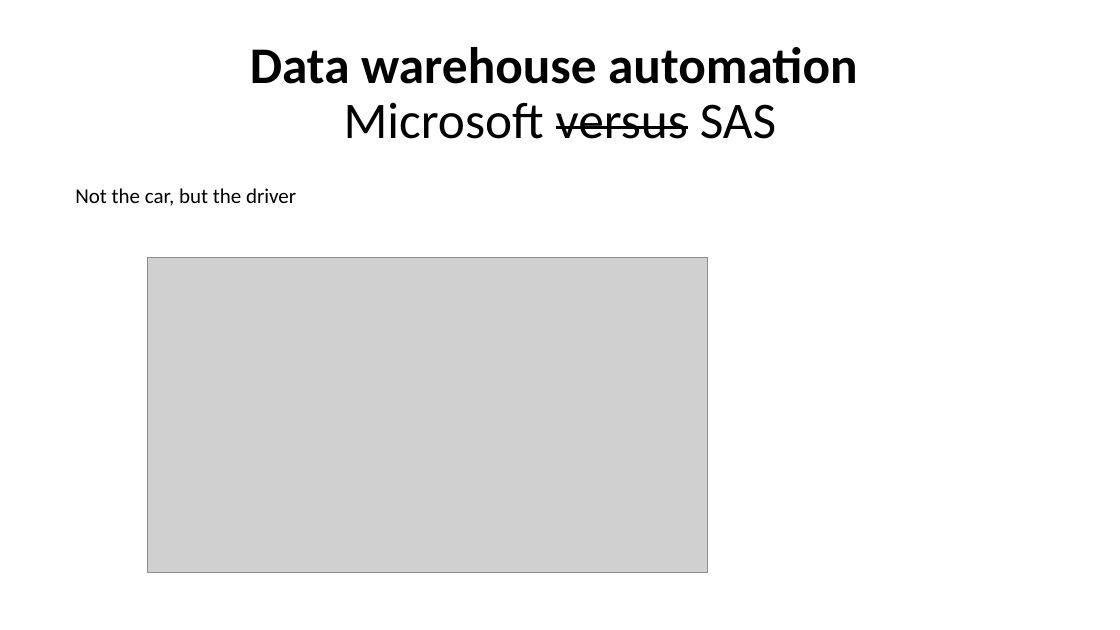
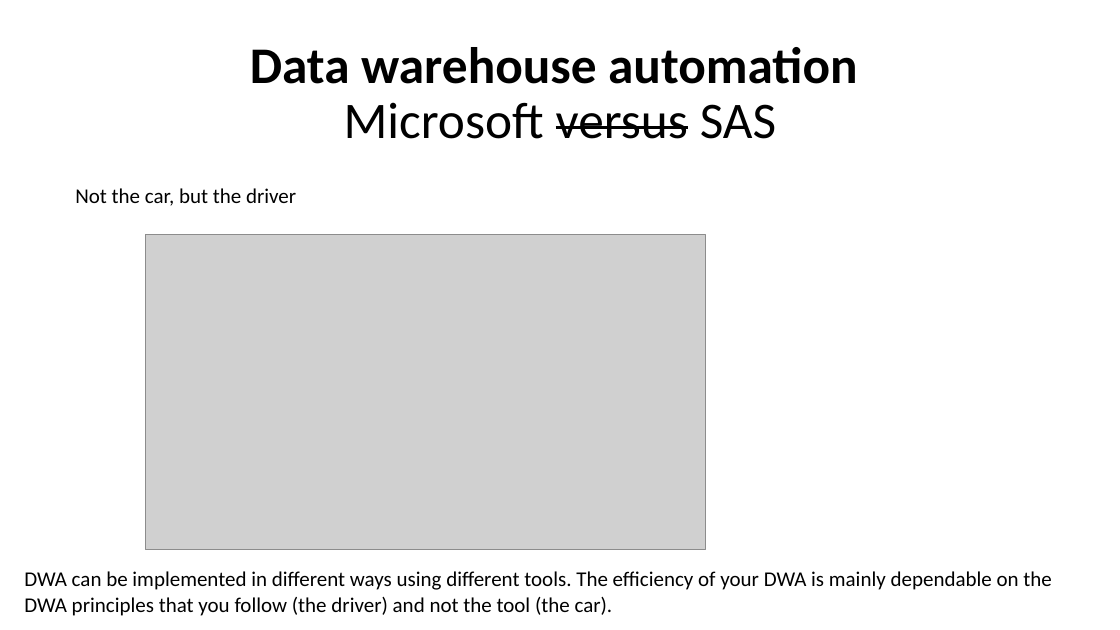
Before and after one commit to basvdberg/BETL, a slide deck: slide 7 of image/dwa_sas_vs_microsoft.pptx (slide 22 before the commit). Drawn at 1120x630 pixels with LibreOffice and Linux fonts; fonts in the diff are those of the drawing; grey boxes stand for pictures. Boxes give left, top, right and bottom in pixels: in the first picture for what was removed or moved away, otherwise in the second. Text is boxed around its words. In the diff, an @@ line names an element or a change of style, - is before the commit and + after.

```diff
--- a/image/dwa_sas_vs_microsoft.pptx
+++ b/image/dwa_sas_vs_microsoft.pptx
@@ picture: place and size @@
-picture at (148,258,708,573)
+picture at (145,234,706,549)
@@ text added at (24,571,1051,616), 18 pt, text #000000 @@
+DWA can be implemented in different ways using different tools. The efficiency of your DWA is mainly dependable on the DWA principles that you follow (the driver) and not the tool (the car).
```
Also in this commit, not shown: 6 other slides changed, 12 slides added, 10 slides removed, 2 other files.
